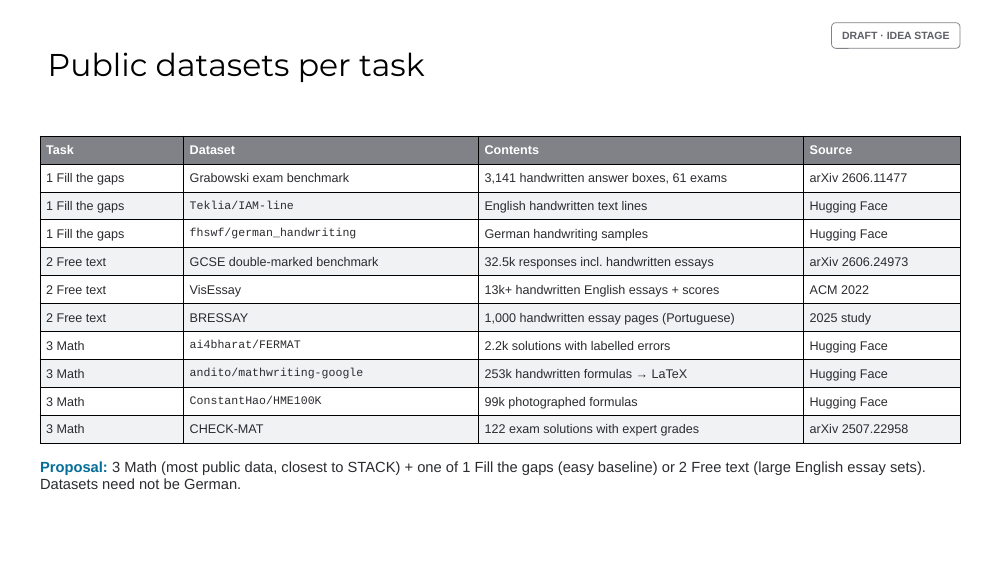
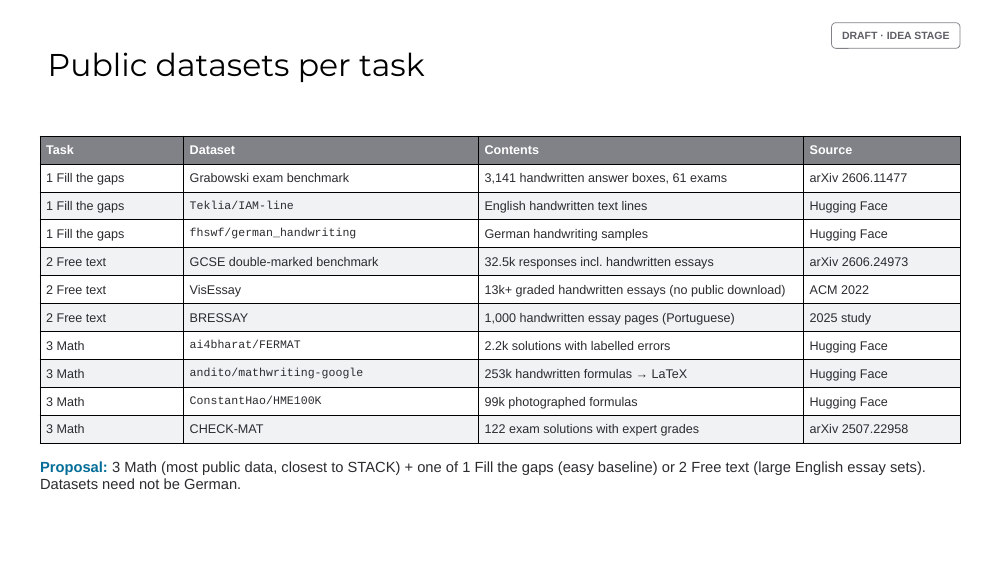
Before and after one commit to AlfiyaZi/ai-seminar, a slide deck: slide 11 of AI_Seminar_Proposal_v2_draft_ideas.pptx. Drawn at 1008x567 pixels with LibreOffice and Linux fonts; fonts in the diff are those of the drawing; background and template pictures are left out. Boxes give left, top, right and bottom in pixels: in the first picture for what was removed or moved away, otherwise in the second. Text is boxed around its words. In the diff, an @@ line names an element or a change of style, - is before the commit and + after.

Commit message:
VisEssay: no public download (authors share on request)

```diff
--- a/AI_Seminar_Proposal_v2_draft_ideas.pptx
+++ b/AI_Seminar_Proposal_v2_draft_ideas.pptx
@@ table at (x1=40, y1=136, x2=960, y2=444) @@
-row 6, column 3: 13k+ handwritten English essays + scores
+row 6, column 3: 13k+ graded handwritten essays (no public download)
```
Also in this commit, not shown: 5 other files.
